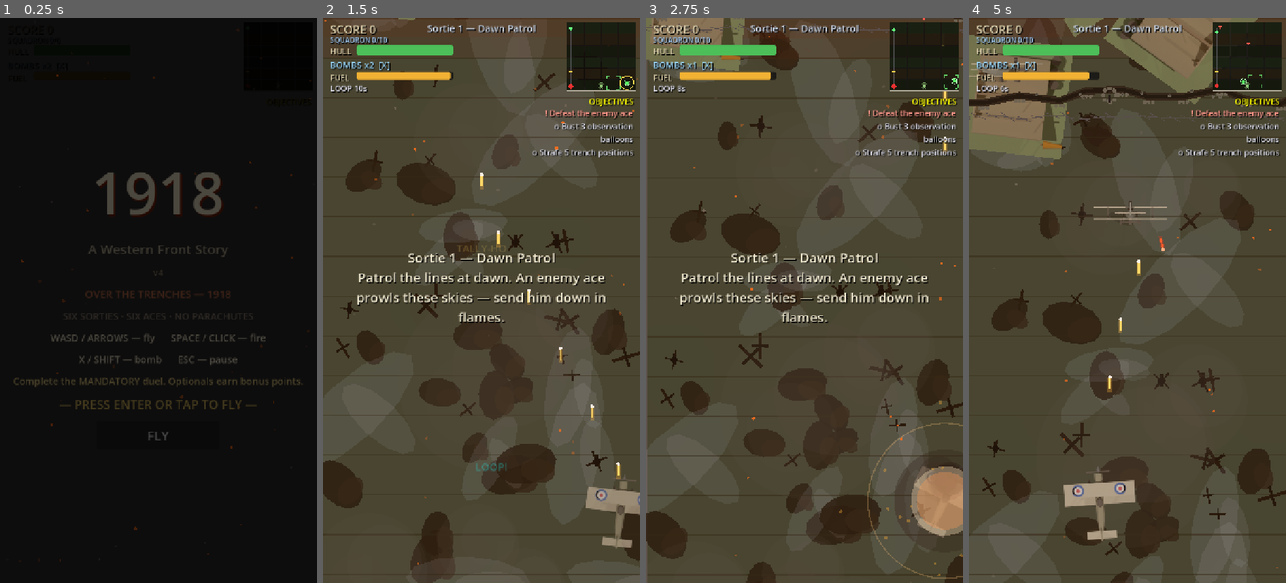
Above: before the commit, frames 1-4 (left to right).
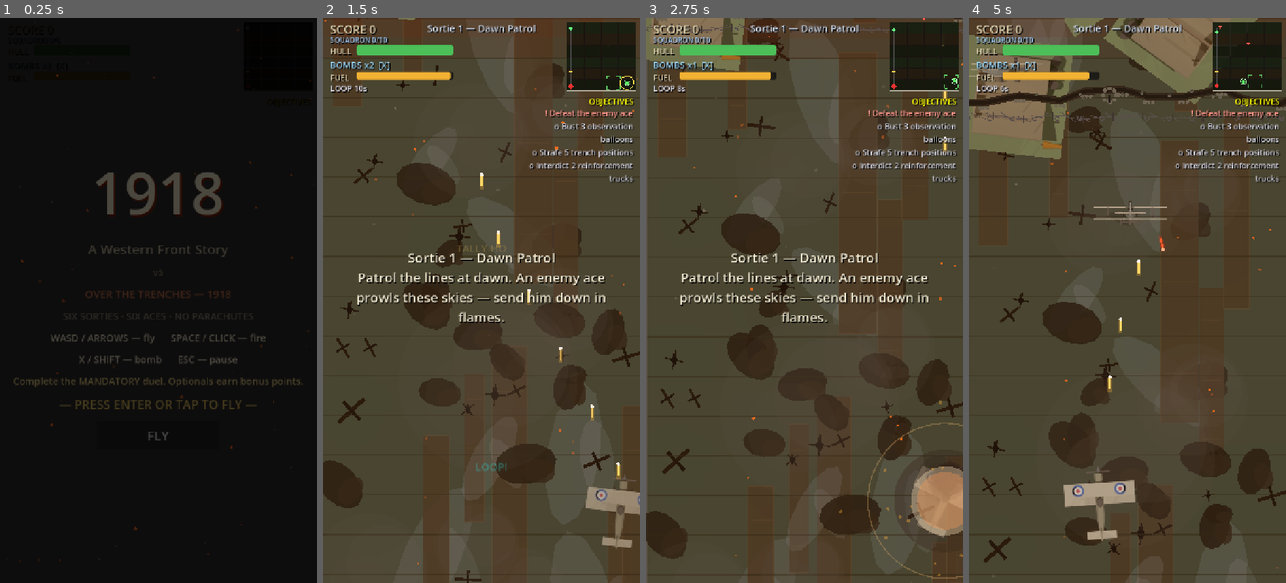
Above: after the commit, the same moments.

Repository: the-lucky-clover/1918-ace-of-aces
Game: Godot game, scene res://scenes/main.tscn
Same seed, same stepped clock (60 frames per second), same inputs: the game is played once before the commit and once after it.
Inputs (mouse positions are in pixels of both pictures, inside the frame that each line leads up to):
- Up to frame 1 (0.25 s): no input
- Up to frame 2 (1.5 s): tap Enter (start_game) at 0.5 s; move the mouse to (551, 272) at 0.52 s; hold Right (move_right) 0.53-1.25 s; hold Space (fire) 0.53-1.25 s; click (551, 272) at 0.67 s; tap Q (loop) at 0.8 s; drag from (418, 328) to (598, 515) at 1.27 s
- Up to frame 3 (2.75 s): move the mouse to (836, 176) at 2.02 s; hold Right (move_right) from 2.03 s (still down); hold Q (loop) from 2.03 s (still down); tap X (bomb) at 2.1 s
- Up to frame 4 (5 s): release Right (move_right) at 2.75 s; release Q (loop) at 2.75 s; drag from (1111, 413) to (1266, 29) at 2.77 s; move the mouse to (1222, 385) at 3.52 s; hold Left (move_left) 3.53-4.25 s; hold Q (loop) 3.53-4.25 s; drag from (1032, 215) to (1266, 57) at 4.27 s

The runs differ from the first frame. In frame 1, less than 0.1% of the frame differs, in the area x 50-52%, y 45-46%; in frame 2, 9.8%; in frame 3, 10%; in frame 4, 12%, in the area x 0-100%, y 0-100%.

Commit message:
v5: troop trucks, enemy + home airfields, barbed wire, dirt roads, minimap ground war

Diff:
--- /dev/null
+++ b/godot/scripts/airfield.gd
@@ -0,0 +1,128 @@
+extends Node2D
+## Airfield ground cluster. Two flavors, both 194x-style: they just sit
+## there, no intro popups, no ceremony.
+##
+## "german": enemy forward airfield — canvas hangar tents, a runway strip,
+## a windsock, and sandbag revetments (all visual). The live targets are
+## spawned into the world by main.gd via escort_spots(): parked aircraft
+## in the revetments + one light AA gun.
+## "home": the Allied aerodrome — tents, windsock, parked SPADs, milling
+## ground crew. Pure dressing; never a target, never collides.
+
+const EnemyScene := preload("res://scenes/enemy.tscn")
+
+var faction := "german"  # "german" | "home"
+var _phase := 0.0
+
+
+func setup(p_faction: String) -> void:
+	faction = p_faction
+	add_to_group("airfields")
+
+
+func _ready() -> void:
+	z_index = -4  # above the ground war, below the aircraft
+
+
+## Live-target layout for a German field: parked aircraft in revetments +
+## one light AA gun. main.gd spawns these into the world at these offsets.
+func escort_spots() -> Array:
+	return [
+		{"type": "parked", "pos": Vector2(-92, -30)},
+		{"type": "parked", "pos": Vector2(0, -62)},
+		{"type": "parked", "pos": Vector2(92, -30)},
+		{"type": "aagun", "pos": Vector2(0, 66)},
+	]
+
+
+func _process(delta: float) -> void:
+	_phase += delta
+	position.y += Global.scroll_speed * delta
+	if position.y > Global.VIEW_H + 340.0:
+		queue_free()
+	queue_redraw()  # windsock ripple + crew milling
+
+
+func _draw() -> void:
+	if faction == "home":
+		_draw_home()
+	else:
+		_draw_german()
+
+
+func _draw_tent(p: Vector2, s: float, canvas: Color, trim: Color) -> void:
+	# canvas hangar tent: triangle profile + ridge pole + guy lines
+	var pts := PackedVector2Array([p + Vector2(-46, 26) * s, p + Vector2(0, -30) * s,
+		p + Vector2(46, 26) * s])
+	draw_colored_polygon(pts, canvas)
+	draw_polyline(PackedVector2Array([pts[0], pts[1], pts[2]]), trim, 2.5)
+	draw_line(p + Vector2(0, -30) * s, p + Vector2(0, -38) * s, trim, 2.0)
+	for gx in [-1.0, 1.0]:
+		draw_line(p + Vector2(gx * 40, 22) * s, p + Vector2(gx * 62, 34) * s,
+			Color(trim.r, trim.g, trim.b, 0.5), 1.5)
+
+
+func _draw_windsock(p: Vector2) -> void:
+	draw_line(p, p + Vector2(0, -34), Color(0.20, 0.18, 0.15), 3.0)
+	var wave := sin(_phase * 3.2) * 5.0
+	var pts := PackedVector2Array()
+	for i in 7:
+		var k := float(i) / 6.0
+		pts.append(p + Vector2(k * 30.0, -34.0 + sin(_phase * 3.2 + k * 4.0) * 4.0 * k + wave * 0.2 * k))
+	draw_polyline(pts, Color(0.85, 0.55, 0.20), 5.0)
+
+
+func _draw_runway() -> void:
+	# mown grass strip
+	draw_rect(Rect2(-150, -110, 300, 220), Color(0.16, 0.17, 0.11, 0.55))
+	for i in 5:
+		var y := -88.0 + float(i) * 44.0
+		draw_line(Vector2(-8, y), Vector2(8, y), Color(0.55, 0.52, 0.38, 0.5), 3.0)
+
+
+func _draw_revetment(p: Vector2) -> void:
+	# sandbag arc where a parked aircraft sits
+	draw_arc(p, 30.0, PI * 0.9, PI * 2.1, 12, Color(0.42, 0.40, 0.30), 6.0)
+
+
+func _draw_german() -> void:
+	_draw_runway()
+	var canvas := Color(0.30, 0.30, 0.27)
+	var trim := Color(0.16, 0.16, 0.14)
+	_draw_tent(Vector2(-80, -60), 1.0, canvas, trim)
+	_draw_tent(Vector2(80, -60), 1.0, canvas, trim)
+	_draw_windsock(Vector2(120, 40))
+	for sp in escort_spots():
+		if String(sp["type"]) == "parked":
+			_draw_revetment(sp["pos"])
+	# parked enemy aircraft silhouettes are the live "parked" enemies
+
+
+func _draw_spad(p: Vector2) -> void:
+	# friendly SPAD at rest: khaki top-down silhouette, roundels
+	var khaki := Color(0.55, 0.50, 0.34)
+	draw_rect(Rect2(p.x - 5, p.y - 26, 10, 52), khaki)          # fuselage
+	draw_rect(Rect2(p.x - 24, p.y - 12, 48, 12), khaki)         # wings
+	draw_rect(Rect2(p.x - 14, p.y + 16, 28, 7), khaki)          # tailplane
+	for wx in [-14.0, 14.0]:
+		draw_circle(p + Vector2(wx, -6), 4.5, Color(0.20, 0.25, 0.55))  # roundels
+		draw_circle(p + Vector2(wx, -6), 2.2, Color(0.85, 0.85, 0.85))
+		draw_circle(p + Vector2(wx, -6), 1.0, Color(0.75, 0.20, 0.20))
+
+
+func _draw_home() -> void:
+	_draw_runway()
+	var canvas := Color(0.58, 0.52, 0.36)
+	var trim := Color(0.32, 0.28, 0.20)
+	_draw_tent(Vector2(-90, -70), 0.9, canvas, trim)
+	_draw_tent(Vector2(0, -80), 1.1, canvas, trim)
+	_draw_tent(Vector2(95, -65), 0.85, canvas, trim)
+	_draw_windsock(Vector2(-125, 30))
+	_draw_spad(Vector2(-40, 40))
+	_draw_spad(Vector2(45, 55))
+	# ground crew: khaki dots milling about the machines
+	for i in 6:
+		var a := _phase * (0.5 + 0.12 * float(i)) + float(i) * 1.7
+		var cp := Vector2(-40, 40) + Vector2(cos(a), sin(a) * 0.7) * (18.0 + 4.0 * float(i % 3))
+		draw_circle(cp, 3.0, Color(0.46, 0.42, 0.30))
+		draw_circle(cp + Vector2(0, -1.5), 1.6, Color(0.30, 0.28, 0.20))
--- a/godot/scripts/background.gd
+++ b/godot/scripts/background.gd
@@ -79,9 +79,9 @@
 
 	# theme -> feature kind pool
 	const POOLS := {
-		"farmland": ["mud", "mud", "stump", "wreck", "cloudwisp"],
-		"trenches": ["mud", "crater", "crater", "stump", "wreck", "cloudwisp"],
-		"nomansland": ["crater", "crater", "mud", "stump", "wreck", "cloudwisp"],
+		"farmland": ["mud", "mud", "stump", "wreck", "road", "cloudwisp"],
+		"trenches": ["mud", "crater", "crater", "stump", "wreck", "road", "cloudwisp"],
+		"nomansland": ["crater", "crater", "mud", "stump", "wreck", "road", "cloudwisp"],
 		"uboat_flotilla": ["wave", "wave", "wake", "cloudwisp"],
 		"uboat_base": ["wave", "wake", "penblock", "crane", "cloudwisp"],
 		"zeppelin_sheds": ["shed", "mast", "mud", "cloudwisp"],
@@ -233,6 +233,17 @@
 					_ellipse(p, 120.0 * s, 44.0 * s, Color(0.75, 0.82, 0.92, 0.10), it["r"])
 					_ellipse(p + Vector2(40, 12) * s, 70.0 * s, 28.0 * s,
 						Color(0.80, 0.86, 0.95, 0.08), -it["r"])
+				"road":
+					# dirt supply road running down-screen (the trucks' road)
+					var rw := 54.0 * s
+					draw_rect(Rect2(p.x - rw / 2, p.y - 200.0 * s, rw, 400.0 * s),
+						Color(0.23, 0.19, 0.13, 0.85))
+					draw_rect(Rect2(p.x - rw / 2, p.y - 200.0 * s, rw, 400.0 * s),
+						Color(0.32, 0.27, 0.18, 0.5), false, 2.0)
+					for k in 3:
+						var wy := p.y + (float(k) - 1.0) * 130.0 * s
+						draw_line(Vector2(p.x - rw / 2 + 6, wy), Vector2(p.x + rw / 2 - 6, wy),
+							Color(0.28, 0.23, 0.15, 0.6), 2.0)
 		if furrows:
 			# faint plough lines, farmland only
 			for i in 16:
--- a/godot/scripts/enemy.gd
+++ b/godot/scripts/enemy.gd
@@ -295,6 +295,8 @@
 			FX.hitstop(0.09, 0.2)  # punctuation on heavy kills
 		if etype == "ammodepot":
 			_chain_detonate()
+		if etype == "parked":
+			_chain_parked()
 		_maybe_drop_pickup()
 		killed.emit(self)
 		queue_free()
@@ -309,6 +311,16 @@
 				and not bool(o.get("dead")):
 			if o.global_position.distance_to(global_position) < 210.0:
 				o.call_deferred("take_damage", 9999.0)
+
+
+## Parked aircraft catch fire and spread it: strafing one can torch its
+## neighbors on the flight line — satisfying chain kills at the airfield.
+func _chain_parked() -> void:
+	for o in get_tree().get_nodes_in_group("enemies"):
+		if o != self and is_instance_valid(o) and String(o.get("etype")) == "parked" \
+				and not bool(o.get("dead")):
+			if o.global_position.distance_to(global_position) < 130.0:
+				o.call_deferred("take_damage", 60.0)
 
 
 func _maybe_drop_pickup() -> void:
--- a/godot/scripts/global.gd
+++ b/godot/scripts/global.gd
@@ -6,7 +6,7 @@
 const GAME_TITLE: String = "1918"
 const GAME_TAGLINE: String = "A Western Front Story"
 ## Holistic build version — bumped by bin/bump-version.sh with every work action.
-const VERSION: String = "4"
+const VERSION: String = "5"
 
 const VIEW_W: float = 720.0
 const VIEW_H: float = 1280.0
--- a/godot/scripts/main.gd
+++ b/godot/scripts/main.gd
@@ -8,6 +8,8 @@
 const EnemyScene := preload("res://scenes/enemy.tscn")
 const BossScene := preload("res://scenes/boss.tscn")
 const PickupScene := preload("res://scenes/pickup.tscn")
+const TruckScript := preload("res://scripts/truck.gd")
+const AirfieldScript := preload("res://scripts/airfield.gd")
 const CinematicScript := preload("res://scripts/cinematic.gd")
 const WeatherScript := preload("res://scripts/weather.gd")
 
@@ -160,6 +162,13 @@
 	$Background.setup(String(s["theme"]))
 	$GroundWar.setup(String(s["theme"]))
 	Global.scroll_speed = 90.0
+	# home aerodrome dressing scrolls past right after takeoff (takeoff
+	# continuity) — not at sea, naturally
+	if not String(s["theme"]) in ["uboat_flotilla", "uboat_base"]:
+		var home := AirfieldScript.new()
+		home.setup("home")
+		world.add_child(home)
+		home.global_position = Vector2(Global.VIEW_W * 0.5, Global.VIEW_H + 220.0)
 	# weather rig: per-sortie seeded conditions (wind vector, rain, storm)
 	_weather.setup(sortie_index)
 	# Archie starts cold every sortie
@@ -384,6 +393,27 @@
 
 
 func _spawn_enemy(etype: String) -> void:
+	# troop trucks are their own script (drive → stop → unload infantry)
+	if etype == "truck":
+		var t := TruckScript.new()
+		world.add_child(t)
+		t.global_position = Vector2(randf_range(120.0, Global.VIEW_W - 120.0), -90.0)
+		t.killed.connect(_on_enemy_killed)
+		return
+	# enemy airfield: a visual cluster; its parked aircraft + light AA gun
+	# spawn into the world at the revetment offsets
+	if etype == "airfield":
+		var af := AirfieldScript.new()
+		af.setup("german")
+		world.add_child(af)
+		af.global_position = Vector2(randf_range(190.0, Global.VIEW_W - 190.0), -170.0)
+		for sp in af.escort_spots():
+			var e := EnemyScene.instantiate()
+			e.configure(String(sp["type"]))
+			world.add_child(e)
+			e.global_position = af.global_position + sp["pos"]
+			e.killed.connect(_on_enemy_killed)
+		return
 	var e := EnemyScene.instantiate()
 	e.configure(etype)
 	world.add_child(e)
@@ -447,6 +477,8 @@
 			sec_id = "arty"
 		"parked":
 			sec_id = "parked"
+		"truck":
+			sec_id = "trucks"
 	if sec_id != "" and objectives.has(sec_id):
 		var o: Dictionary = objectives[sec_id]
 		if not bool(o["done"]):
--- a/godot/scripts/minimap.gd
+++ b/godot/scripts/minimap.gd
@@ -33,6 +33,7 @@
 	"depots": "ammodepot",
 	"arty": "arty",
 	"parked": "parked",
+	"trucks": "truck",
 }
 
 
@@ -100,7 +101,8 @@
 		var pos := _smooth(p)
 		var pr := 2.5 + 1.0 * pulse
 		draw_circle(pos, pr, col)
-	# enemies: animated triangles oriented by travel direction
+	# enemies: aircraft as direction triangles, ground/naval targets as
+	# squares (trucks, AA, parked — readable at a glance), boss as diamond
 	for e in get_tree().get_nodes_in_group("enemies"):
 		if not is_instance_valid(e):
 			continue
@@ -111,8 +113,12 @@
 		var ang := d.angle() if d.length() > 0.4 else -PI * 0.5
 		if e.is_in_group("bosses"):
 			_draw_boss(pos, pulse)
+		elif e.get("is_aircraft"):
+			_draw_tri(pos, ang, 4.2 + 0.8 * pulse, Color(1.0, 0.35, 0.3))
 		else:
-			_draw_tri(pos, ang, 4.2 + 0.8 * pulse, Color(1.0, 0.35, 0.3))
+			var gs := 3.4 + 0.6 * pulse
+			draw_rect(Rect2(pos - Vector2(gs, gs), Vector2(gs, gs) * 2.0),
+				Color(1.0, 0.42, 0.30))
 	# wingmen
 	for w in get_tree().get_nodes_in_group("wingmen"):
 		if is_instance_valid(w):
@@ -274,10 +280,21 @@
 			_draw_rail_yard()
 		_:
 			_draw_nomansland()
-	# home aerodrome marker, all themes
-	var hp := Vector2(size.x * 0.5, size.y - 12.0)
-	draw_circle(hp, 4.0, Color(0.55, 0.75, 0.45))
-	draw_arc(hp, 7.0, 0.0, TAU, 12, Color(0.55, 0.75, 0.45, 0.7), 1.5)
+	# airfields: home aerodrome (green ring) vs enemy fields (red square +
+	# amber dot) — live positions from the "airfields" group
+	for a in get_tree().get_nodes_in_group("airfields"):
+		if not is_instance_valid(a):
+			continue
+		var pos := _wpos(a)
+		if pos.y < -12.0 or pos.y > size.y + 12.0:
+			continue
+		if String(a.get("faction")) == "home":
+			draw_circle(pos, 4.0, Color(0.55, 0.75, 0.45))
+			draw_arc(pos, 7.0, 0.0, TAU, 12, Color(0.55, 0.75, 0.45, 0.7), 1.5)
+		else:
+			draw_rect(Rect2(pos - Vector2(4.5, 4.5), Vector2(9, 9)),
+				Color(0.75, 0.28, 0.22, 0.9), false, 1.5)
+			draw_circle(pos, 2.0, Color(1.0, 0.75, 0.35))
 
 
 func _draw_farmland() -> void:
@@ -292,7 +309,8 @@
 
 func _draw_trenches() -> void:
 	_draw_farmland()
-	# Allied khaki line upper, German grey line lower, cratered band between
+	# Allied khaki line upper, German grey line lower, cratered band between —
+	# with thin barbed-wire lines flanking each trench
 	for zi in 2:
 		var pts := PackedVector2Array()
 		var base_y := size.y * (0.34 + zi * 0.30)
@@ -301,6 +319,11 @@
 			pts.append(Vector2(ix * size.x / 20.0, base_y + zig))
 		var col := Color(0.45, 0.42, 0.28) if zi == 0 else Color(0.38, 0.38, 0.42)
 		draw_polyline(pts, col, 2.0)
+		for off in [-7.0, 7.0]:
+			var wpts := PackedVector2Array()
+			for p in pts:
+				wpts.append(p + Vector2(0, off))
+			draw_polyline(wpts, Color(0.55, 0.55, 0.58, 0.55), 1.0)
 
 
 func _draw_nomansland() -> void:
--- a/godot/scripts/sortie_data.gd
+++ b/godot/scripts/sortie_data.gd
@@ -14,6 +14,7 @@
 	"depots": {"text": "Detonate %d munitions depots", "bonus": 650},
 	"arty": {"text": "Silence %d artillery batteries", "bonus": 550},
 	"parked": {"text": "Strafe %d parked aircraft", "bonus": 450},
+	"trucks": {"text": "Interdict %d reinforcement trucks", "bonus": 550},
 }
 
 # Boss callsigns are fictional — duel-worthy aces, not historical figures.
@@ -60,6 +61,7 @@
 		"secondaries": [
 			{"id": "balloons", "target": 3},
 			{"id": "trenches", "target": 5},
+			{"id": "trucks", "target": 2},
 		],
 		# Orchestration: build-tension-release. Light intro, escalating fighter
 		# waves, the secondary target at ~75% of the route, the ace at 100%.
@@ -67,7 +69,9 @@
 			{"t": 2.0, "type": "scout", "count": 4, "gap": 1.2},
 			{"t": 12.0, "type": "triplane", "count": 4, "gap": 1.4},
 			{"t": 24.0, "type": "fighter", "count": 5, "gap": 1.2},
+			{"t": 30.0, "type": "truck", "count": 2, "gap": 7.0},
 			{"t": 34.0, "type": "triplane", "count": 5, "gap": 1.1},
+			{"t": 38.5, "type": "airfield", "count": 1, "gap": 1.0},
 			{"t": 43.5, "type": "balloon", "count": 3, "gap": 3.0},
 			{"t": 47.0, "type": "trench", "count": 5, "gap": 2.0},
 		],
@@ -122,12 +126,15 @@
 		"secondaries": [
 			{"id": "depots", "target": 4},
 			{"id": "trenches", "target": 5},
+			{"id": "trucks", "target": 2},
 		],
 		"waves": [
 			{"t": 2.0, "type": "triplane", "count": 5, "gap": 1.2},
 			{"t": 14.0, "type": "aagun", "count": 3, "gap": 4.0},
 			{"t": 26.0, "type": "fighter", "count": 5, "gap": 1.0},
+			{"t": 32.0, "type": "truck", "count": 2, "gap": 7.0},
 			{"t": 38.0, "type": "triplane", "count": 6, "gap": 1.0},
+			{"t": 44.0, "type": "airfield", "count": 1, "gap": 1.0},
 			{"t": 49.5, "type": "ammodepot", "count": 4, "gap": 3.0},
 			{"t": 53.0, "type": "trench", "count": 5, "gap": 1.8},
 		],
--- a/godot/scripts/trench_segment.gd
+++ b/godot/scripts/trench_segment.gd
@@ -104,15 +104,30 @@
 		var sp := p + Vector2(0, 12.0 * enemy_side)
 		for k in 3:
 			draw_circle(sp + Vector2((float(k) - 1.0) * 9.0, 0), 4.2, pal["sandbag"])
-	# barbed wire further out, crisscrossed
+	# barbed wire entanglement: posts, coil loops, crisscrossed strands —
+	# kept muted so strafing targets stay readable
 	var wire_y := 48.0 * enemy_side
+	var post_col: Color = pal["wire"].darkened(0.35)
 	var x := -30.0
 	var prev := Vector2(x, wire_y + randf_range(-6.0, 6.0))
+	var coil_x := -4.0
+	var span := 0
 	x += 34.0
 	while x < 750.0:
 		var cur := Vector2(x, wire_y + randf_range(-6.0, 6.0))
 		draw_line(prev, cur, pal["wire"], 2.0)
 		draw_line(prev + Vector2(0, -7), cur + Vector2(0, 7), pal["wire"], 1.5)
+		# wire posts every other span
+		if span % 2 == 0:
+			var px := (prev.x + cur.x) * 0.5
+			var py := (prev.y + cur.y) * 0.5
+			draw_line(Vector2(px, py - 9), Vector2(px, py + 9), post_col, 3.0)
+		# concertina coils between the posts
+		while coil_x < x:
+			draw_arc(Vector2(coil_x, wire_y + 4.0), 5.0, 0.0, TAU, 8,
+				pal["wire"], 1.5)
+			coil_x += 51.0
+		span += 1
 		prev = cur
 		x += 34.0
 	# MG nests not replaced by live targets
--- a/godot/scripts/trench_target.gd
+++ b/godot/scripts/trench_target.gd
@@ -10,8 +10,11 @@
 var kind := "mg"          # "mg" or "infantry"
 var hp := 30.0
 var dead := false
-var seg: Node2D = null   # owning TrenchSegment
+var seg: Node2D = null   # owning TrenchSegment (null for dismounts)
 var nest_index := -1
+var world_owned := false  # dismounted infantry: scroll + march on our own
+var march_vel := Vector2.ZERO
+var march_time := 0.0
 
 
 func configure(p_kind: String, p_seg: Node2D, p_nest: int = -1) -> void:
@@ -31,6 +34,19 @@
 	collision_layer = Global.L_ENEMY
 	collision_mask = 0
 	Global.make_circle(self, 20.0)
+
+
+func _process(delta: float) -> void:
+	# dismounted infantry (from troop trucks): ride the world scroll, march
+	# toward the lines, then dig in as static strafe targets
+	if world_owned and not dead:
+		position += (Vector2(0, Global.scroll_speed) + march_vel) * delta
+		if march_time > 0.0:
+			march_time -= delta
+			if march_time <= 0.0:
+				march_vel = Vector2.ZERO  # dug in
+		if position.y > Global.VIEW_H + 120.0 or position.y < -160.0:
+			queue_free()
 
 
 func take_damage(amount: float) -> void:
--- /dev/null
+++ b/godot/scripts/truck.gd
@@ -0,0 +1,113 @@
+extends Area2D
+## Troop carrier lorry: a canvas-covered-bed truck (the WWI workhorse for
+## hauling infantry to the front) that drives down toward the lines, STOPS,
+## and unloads an infantry squad which shuffles out and MARCHES toward the
+## trenches. Bombable and strafeable — etype "truck" feeds the
+## "INTERDICT REINFORCEMENTS" secondary. If it finishes unloading it drives
+## off unharmed (no kill). Drawn procedurally: canvas bed with ribs, cab,
+## wheels — no sprite needed.
+
+signal killed(truck: Area2D)
+
+const TargetScript := preload("res://scripts/trench_target.gd")
+
+var etype := "truck"
+var score_value := 250
+var hp := 70.0
+var max_hp := 70.0
+var is_aircraft := false
+var dead := false
+
+enum Phase { DRIVE, STOPPED, UNLOADING, LEAVING }
+var phase: int = Phase.DRIVE
+var phase_t := 0.0
+var stop_at_y := 0.0   # where it halts near the lines
+var unloaded := false
+var _flutter := 0.0
+
+
+func _ready() -> void:
+	add_to_group("enemies")
+	collision_layer = Global.L_ENEMY
+	collision_mask = 0
+	Global.make_circle(self, 26.0)
+	stop_at_y = randf_range(520.0, 860.0)
+
+
+func _physics_process(delta: float) -> void:
+	if dead:
+		return
+	phase_t += delta
+	_flutter += delta
+	match phase:
+		Phase.DRIVE:
+			# hauling down toward the front, outpacing the world scroll
+			position.y += (Global.scroll_speed + 55.0) * delta
+			if position.y >= stop_at_y:
+				phase = Phase.STOPPED
+				phase_t = 0.0
+				FX.popup(get_parent(), global_position + Vector2(0, -58),
+					"UNLOADING!", Color(0.9, 0.8, 0.5))
+		Phase.STOPPED:
+			position.y += Global.scroll_speed * delta
+			if phase_t >= 1.2 and not unloaded:
+				unloaded = true
+				_unload()
+				phase = Phase.UNLOADING
+				phase_t = 0.0
+		Phase.UNLOADING:
+			position.y += Global.scroll_speed * delta
+			if phase_t >= 2.0:
+				phase = Phase.LEAVING
+				phase_t = 0.0
+		Phase.LEAVING:
+			# empty truck rattles off down the road — escaped, no kill
+			position.y += (Global.scroll_speed + 130.0) * delta
+	if position.y > Global.VIEW_H + 140.0:
+		queue_free()
+	queue_redraw()
+
+
+## Three feldgrau infantry shuffle out of the canvas bed and march
+## up-screen toward the trench lines, then dig in as live strafe targets
+## (etype "trench" — they join the existing strafe pool).
+func _unload() -> void:
+	for i in 3:
+		var t: Area2D = TargetScript.new()
+		t.configure("infantry", null, -1)
+		t.world_owned = true
+		get_parent().add_child(t)
+		t.global_position = global_position + Vector2((float(i) - 1.0) * 26.0, 34.0)
+		t.march_vel = Vector2(randf_range(-8.0, 8.0), -34.0)
+		t.march_time = randf_range(3.5, 5.0)
+
+
+func take_damage(amount: float) -> void:
+	if dead:
+		return
+	hp -= amount
+	if hp <= 0.0:
+		dead = true
+		FX.explosion(get_parent(), global_position, false)
+		FX.add_trauma(0.2)
+		killed.emit(self)
+		queue_free()
+
+
+func _draw() -> void:
+	# canvas-covered bed: tan canvas with rib arcs, fluttering faintly
+	var flap := sin(_flutter * 7.0) * 1.5
+	draw_rect(Rect2(-22, -38, 44, 56), Color(0.52, 0.47, 0.34))
+	draw_rect(Rect2(-22, -38, 44, 56), Color(0.30, 0.27, 0.20), false, 2.0)
+	for k in 4:
+		var ry := -28.0 + float(k) * 15.0
+		draw_arc(Vector2(0, ry + flap * 0.3), 20.0, -0.5, PI + 0.5,
+			10, Color(0.38, 0.34, 0.24), 2.0)
+	# cab at the front (driving down-screen)
+	draw_rect(Rect2(-19, 18, 38, 20), Color(0.16, 0.15, 0.13))
+	draw_rect(Rect2(-15, 22, 30, 7), Color(0.35, 0.42, 0.50))  # windshield glint
+	# wheels
+	for wx in [-24.0, 24.0]:
+		for wy in [-24.0, 8.0, 28.0]:
+			draw_circle(Vector2(wx, wy), 6.5, Color(0.07, 0.07, 0.08))
+			draw_circle(Vector2(wx, wy), 2.5, Color(0.25, 0.24, 0.22))
Not shown, added: godot/scripts/airfield.gd.uid
Not shown, added: godot/scripts/truck.gd.uid
Not shown, changed: 1918-ace-of-aces.html
Not shown, changed: CHANGELOG.md
Not shown, changed: QA/reports/2026-10-04.md
Not shown, changed: QA/run-nightly.sh
Not shown, changed: VERSION
Not shown, changed: godot/BUILD-NOTES.md
